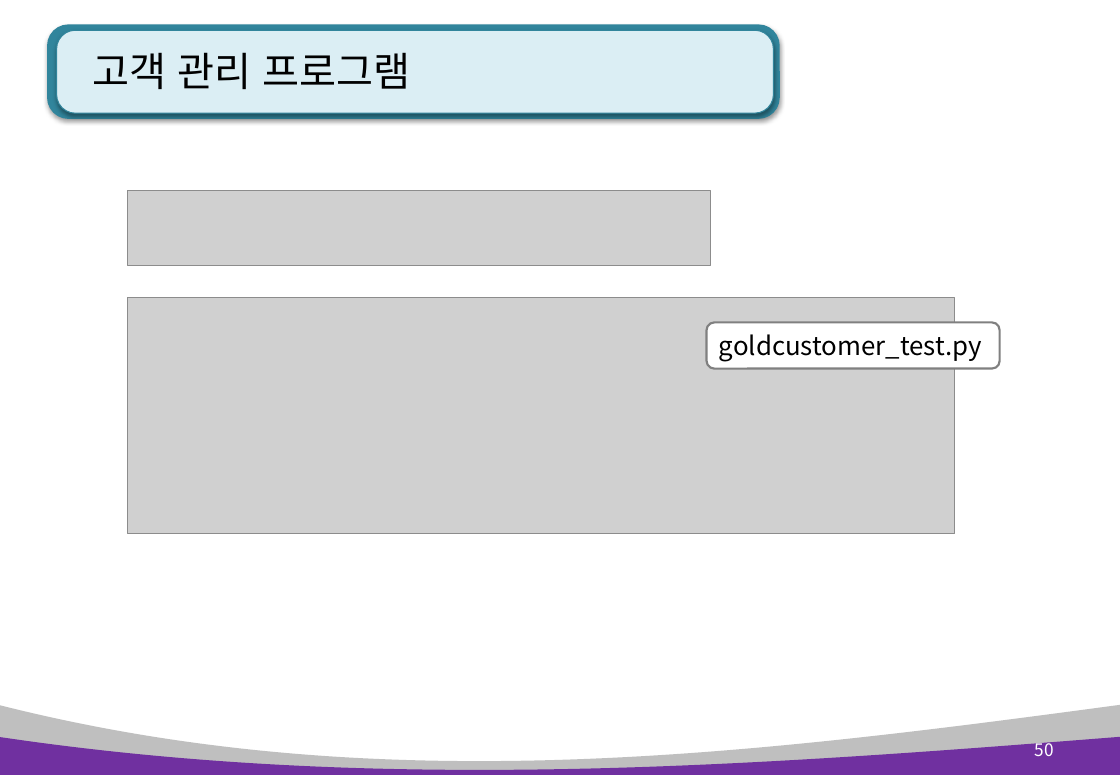
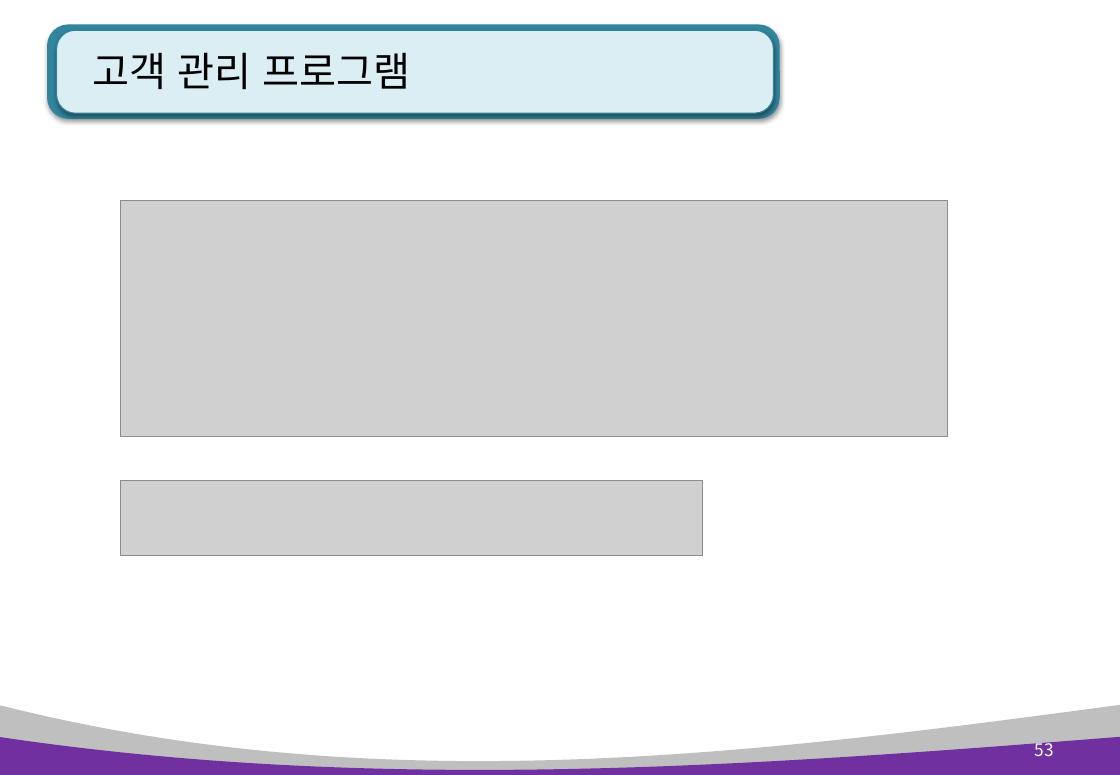
Before and after one commit to kiyongee2/green_project_web, a slide deck: slide 53 of python_ppt/Python 7장. 클래스와 상속 .pptx (slide 50 before the commit). Drawn at 1120x775 pixels with LibreOffice and Linux fonts; fonts in the diff are those of the drawing; grey boxes stand for pictures. Boxes give left, top, right and bottom in pixels: in the first picture for what was removed or moved away, otherwise in the second. Text is boxed around its words. In the diff, an @@ line names an element or a change of style, - is before the commit and + after.

```diff
--- a/python_ppt/Python 7장. 클래스와 상속 .pptx
+++ b/python_ppt/Python 7장. 클래스와 상속 .pptx
@@ picture: place and size @@
-picture at bbox=[128, 298, 956, 534]
+picture at bbox=[120, 201, 947, 436]
@@ rounded rectangle removed at bbox=[706, 323, 999, 369] @@
-goldcustomer_test.py
@@ picture: place and size @@
-picture at bbox=[128, 190, 710, 266]
+picture at bbox=[120, 481, 702, 556]
@@ page number at bbox=[1034, 739, 1053, 756]: text changed @@
-50
+53
```
Also in this commit, not shown: 11 other slides changed, 3 slides added, 3 other files.
